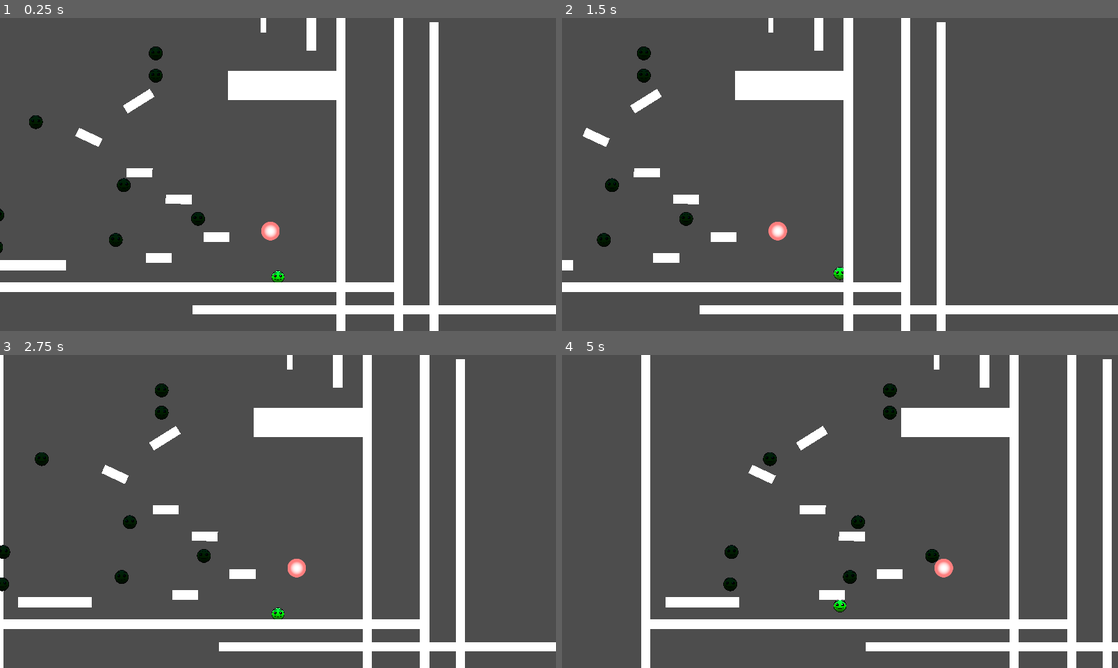
Above: before the commit, frames 1-4 (two rows, left to right).
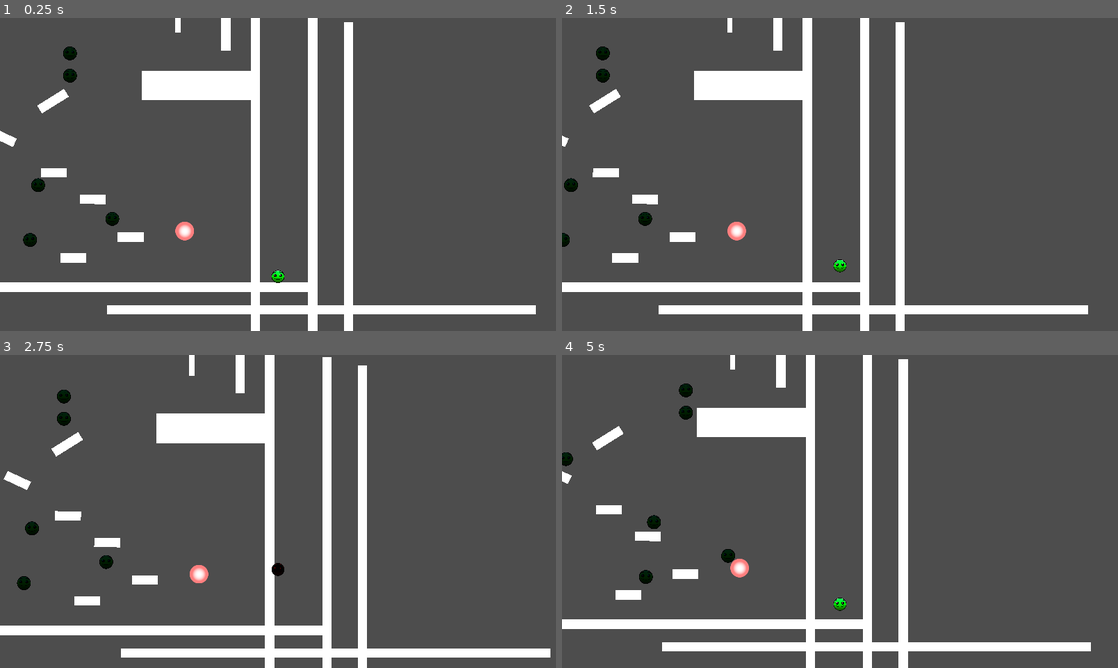
Above: after the commit, the same moments.

Repository: ReusableChopsticks/BreakoutBossfight
Game: Godot game, scene res://scenes/level_1/level.tscn
Same seed, same stepped clock (60 frames per second), same inputs: the game is played once before the commit and once after it.
Inputs:
- Up to frame 1 (0.25 s): no input
- Up to frame 2 (1.5 s): tap Enter at 0.5 s; hold Z (jump) 0.53-1.28 s; hold Right (move_right) from 0.53 s (still down); tap C (dash) at 0.6 s; tap Z (jump) at 1.35 s
- Up to frame 3 (2.75 s): tap Z (jump) at 1.52, 1.82 s; tap C (dash) at 1.55, 2.1 s; release Right (move_right) at 2.03 s; hold Left (move_left) from 2.03 s (still down); hold Z (jump) from 2.03 s (still down)
- Up to frame 4 (5 s): release Left (move_left) at 2.78 s; release Z (jump) at 2.78 s; hold Right (move_right) 2.78-4.28 s; tap C (dash) at 2.85, 4.35 s; tap Z (jump) at 3.02, 3.32, 4.52, 4.82 s; hold Z (jump) 3.53-4.28 s; hold Left (move_left) from 4.28 s (still down)

The runs differ from the first frame. In frame 1, 15% of the frame differs, in the area x 0-100%, y 0-100%; in frame 2, 13%; in frame 3, 20%; in frame 4, 21%.

Commit message:
wall jump missed inputs fixes
- added slide buffer for forgiving controls
- prioritise floor jump over wall jump
- various velocity calculation fixes (x_apex_mod, x_walljump)

Diff:
--- a/BULLETBACKANDFORTH.tscn
+++ b/BULLETBACKANDFORTH.tscn
@@ -42,6 +42,7 @@
 texture = ExtResource("2_t6e4e")
 
 [node name="HitboxComponent" parent="Sprite2D" instance=ExtResource("3_7yudx")]
+collision_layer = 8
 
 [node name="CollisionShape2D" type="CollisionShape2D" parent="Sprite2D/HitboxComponent"]
 shape = SubResource("CircleShape2D_hmwkw")
@@ -50,3 +51,5 @@
 libraries = {
 "": SubResource("AnimationLibrary_qwv8n")
 }
+
+[connection signal="area_entered" from="Sprite2D/HitboxComponent" to="." method="_on_hitbox_component_area_entered"]
--- a/entities/bosses/attacks/AttackSpawner.gd
+++ b/entities/bosses/attacks/AttackSpawner.gd
@@ -1,4 +1,5 @@
 extends Node2D
+class_name AttackSpawner
 
 @export var bullet_scene: PackedScene = preload("res://entities/projectiles/basic_bullet.tscn")
 
--- a/entities/player/player.gd
+++ b/entities/player/player.gd
@@ -5,8 +5,8 @@
 @export_subgroup("Basic Controls")
 # base move speed
 @export var move_speed = 200
-@export var jump_velocity = -400.0
-@export var max_fall_velocity = 4000
+@export var jump_velocity = -600.0
+@export var max_fall_velocity = 2000
 # how fast you can change directon
 @export_range(0.0, 1.0) var move_lerp: float = 1
 # how fast you stop on ground
@@ -22,6 +22,7 @@
 @export var wjump_y_velocity = -1000
 var has_wall_coyote = false
 var has_wall_buffer = false
+var has_slide_buffer = false
 
 @export_subgroup("Apex Bonuses")
 # how much to cut off your y velocity after releasing jump / hit ceiling
@@ -45,6 +46,7 @@
 @onready var wall_coyote_timer: Timer = $Timers/WallCoyoteTimer
 @onready var buffer_timer: Timer = $Timers/BufferTimer
 @onready var wall_jump_buffer_timer: Timer = $Timers/WallJumpBufferTimer
+@onready var slide_buffer_timer: Timer = $Timers/SlideBufferTimer
 # this is not for character animation, but controls dash timings precisely
 @onready var dash_anim: AnimationPlayer = $Animators/DashAnimationPlayer
 
@@ -80,7 +82,7 @@
 		has_coyote = true
 		coyote_timer.start()
 	# detect the frame the player leaves a wall
-	elif last_wall == true and is_on_wall_only() == false and not is_wall_jumping:
+	if last_wall == true and is_on_wall_only() == false and not is_wall_jumping:
 		has_wall_coyote = true
 		wall_coyote_timer.start()
 	last_floor = is_on_floor()
@@ -90,18 +92,25 @@
 	if Input.is_action_just_pressed("jump") and not is_on_floor():
 		has_buffer = true
 		buffer_timer.start()
-	elif Input.is_action_just_pressed("jump") and not is_on_wall_only():
+	if Input.is_action_just_pressed("jump") and not is_on_wall_only():
 		has_wall_buffer = true
 		wall_jump_buffer_timer.start()
+	if ((Input.is_action_just_pressed("move_left") or Input.is_action_just_pressed("move_right"))
+				#and not is_on_wall_only()
+				):
+		has_slide_buffer = true
+		slide_buffer_timer.start()
 
 func handle_jump():
+	#if is_on_floor():
+		#has_wall_buffer = false
+		#has_wall_coyote = false
 	# jump if on floor or coyote time active
 	if Input.is_action_just_pressed("jump") and (is_on_floor() or has_coyote):
 		execute_jump()
 	# jump if buffer is active
 	elif is_on_floor() and has_buffer:
 		execute_jump()
-		has_buffer = false
 	# Hold jump to go higher
 	elif is_jumping and Input.is_action_pressed("jump") and can_hold_jump and not is_on_ceiling():
 		velocity.y = jump_velocity
@@ -112,13 +121,13 @@
 		release_jump()
 
 func execute_jump():
-	#print("jump")
 	is_jumping = true
 	velocity.y = jump_velocity
 	can_hold_jump = true
 	jump_hold_timer.start()
 	has_coyote = false
 	has_buffer = false
+	has_wall_buffer = false
 
 func release_jump():
 	is_jumping = false
@@ -130,17 +139,28 @@
 #region WallJump
 var last_wall_normal_x = 0
 func handle_wall_jump():
-	if is_on_wall_only():
+	if is_on_wall_only() and not is_jumping:
 		is_jumping = false
 		can_hold_jump = false
 		is_wall_jumping = false
+		# wall slide logic
 		if direction:
 			velocity.y = lerpf(velocity.y, wall_slide_speed, wall_slide_lerp)
 		#print(velocity.y)
-	if Input.is_action_just_pressed("jump") and (is_on_wall_only() or has_wall_coyote):
+
+	if Input.is_action_just_pressed("jump"):
+		print("buffer and dir? " + str(direction and has_slide_buffer))
+		print("buffer: " + str(has_slide_buffer))
+		print("dir: " + str(direction))
+
+	if (Input.is_action_just_pressed("jump")
+				and (is_on_wall_only() or has_wall_coyote)
+				and (direction or has_slide_buffer)):
+		execute_wall_jump()
+	elif is_on_wall_only() and has_wall_buffer:
 		execute_wall_jump()
 	if is_wall_jumping:
-		velocity.x = wjump_x_velocity * last_wall_normal_x
+		velocity.x = lerpf(wjump_x_velocity * last_wall_normal_x, move_speed, air_friction_lerp)
 
 func execute_wall_jump():
 	last_wall_normal_x = wall_normal.x
@@ -149,8 +169,10 @@
 	#print(wall_normal.x)
 	has_wall_coyote = false
 	has_wall_buffer = false
+	#has_slide_buffer = false
 	is_wall_jumping = true
 	$Timers/WallJumpXBoostTimer.start()
+	print("WALL JUMP SUCCESS\n")
 #endregion
 
 func handle_gravity(delta):
@@ -183,7 +205,7 @@
 			velocity.x = lerpf(velocity.x, 0, air_friction_lerp)
 	# add x boost when jump at apex
 	if velocity.y < apex_range and velocity.y > -apex_range and velocity.y != 0:
-		velocity.x = lerpf(velocity.x, velocity.x * apex_x_multiplier, 0.5)
+		velocity.x = lerpf(velocity.x, move_speed * apex_x_multiplier * direction, 0.2)
 
 #region Dash
 func handle_dash():
@@ -216,8 +238,23 @@
 	#print(velocity)
 	move_and_slide()
 	wall_normal = get_wall_normal()
-
-
+	if Input.is_action_just_pressed("jump"):
+		print("jump")
+		print(is_on_wall_only())
+	elif Input.is_action_just_pressed("move_left"):
+		print("left")
+		print(is_on_wall_only())
+	elif Input.is_action_just_pressed("move_right"):
+		print("right")
+		print(is_on_wall_only())
+	#elif Input.is_anything_pressed():
+		#print("############")
+	if is_on_wall_only():
+		modulate = Color.DARK_RED
+	else:
+		modulate = Color.WHITE
+
+#region Timers
 func _on_jump_hold_timer_timeout():
 	if velocity.y < 0:
 		release_jump()
@@ -238,5 +275,6 @@
 func _on_wall_coyote_timer_timeout():
 	has_wall_coyote = false
 
-#func _on_dash_cooldown_timer_timeout():
-	#can_dash = true
+func _on_slide_buffer_timer_timeout():
+	has_slide_buffer = false
+#endregion
--- a/entities/player/player.tscn
+++ b/entities/player/player.tscn
@@ -97,18 +97,14 @@
 scale = Vector2(0.931818, 0.931818)
 collision_mask = 37
 script = ExtResource("1_pe5m7")
-jump_velocity = -600.0
-max_fall_velocity = 2000
-move_lerp = 0.895
-friction_lerp = 0.549
-air_friction_lerp = 0.216
-wjump_x_velocity = 600
+move_speed = 500
+max_fall_velocity = 1000
+move_lerp = 0.9
+friction_lerp = 0.5
+air_friction_lerp = 0.3
+wjump_x_velocity = 800
 wjump_y_velocity = -800
-release_cancel_mult = 0.149
-apex_range = 138.095
-apex_grav_multiplier = 0.145
-apex_x_multiplier = 1.143
-dash_velocity_multiplier = 3.0
+dash_velocity_multiplier = 2.0
 
 [node name="Camera2D" type="Camera2D" parent="."]
 offset = Vector2(0, -200)
@@ -137,11 +133,14 @@
 one_shot = true
 
 [node name="WallJumpBufferTimer" type="Timer" parent="Timers"]
-wait_time = 0.3
+wait_time = 0.1
+one_shot = true
+
+[node name="SlideBufferTimer" type="Timer" parent="Timers"]
 one_shot = true
 
 [node name="WallCoyoteTimer" type="Timer" parent="Timers"]
-wait_time = 0.1
+wait_time = 0.2
 one_shot = true
 
 [node name="WallJumpXBoostTimer" type="Timer" parent="Timers"]
@@ -173,6 +172,7 @@
 [connection signal="timeout" from="Timers/CoyoteTimer" to="." method="_on_coyote_timer_timeout"]
 [connection signal="timeout" from="Timers/BufferTimer" to="." method="_on_buffer_timer_timeout"]
 [connection signal="timeout" from="Timers/WallJumpBufferTimer" to="." method="_on_wall_jump_buffer_timer_timeout"]
+[connection signal="timeout" from="Timers/SlideBufferTimer" to="." method="_on_slide_buffer_timer_timeout"]
 [connection signal="timeout" from="Timers/WallCoyoteTimer" to="." method="_on_wall_coyote_timer_timeout"]
 [connection signal="timeout" from="Timers/WallJumpXBoostTimer" to="." method="_on_wall_jump_x_boost_timer_timeout"]
 [connection signal="timeout" from="Timers/DashCooldownTimer" to="." method="_on_dash_cooldown_timer_timeout"]
--- a/scenes/TestLevel.tscn
+++ b/scenes/TestLevel.tscn
@@ -10,8 +10,7 @@
 position = Vector2(291, 413)
 rotation = 1.5708
 
-[node name="Player" parent="." instance=ExtResource("2_eqnup")]
-position = Vector2(121, 367)
-
 [node name="AttackSpawner" parent="." instance=ExtResource("3_hdudn")]
 position = Vector2(208, 151)
+
+[node name="Player" parent="." instance=ExtResource("2_eqnup")]
--- a/scenes/level_1/Sprite2D.gd
+++ b/scenes/level_1/Sprite2D.gd
@@ -15,7 +15,7 @@
 	#pass
 	if body.name == "Player":
 		print("ow")
-		#call_deferred("reset")
+		call_deferred("reset")
 
 func reset():
 	get_tree().reload_current_scene()
--- a/scenes/level_1/level.tscn
+++ b/scenes/level_1/level.tscn
@@ -9,12 +9,6 @@
 [sub_resource type="RectangleShape2D" id="RectangleShape2D_ghsr5"]
 
 [node name="Level" type="Node2D"]
-
-[node name="Player" parent="." instance=ExtResource("1_37hb1")]
-position = Vector2(1054, 680)
-move_speed = 500
-max_fall_velocity = 1000
-apex_grav_multiplier = 0.815
 
 [node name="LeftWall" parent="." instance=ExtResource("2_loud2")]
 
@@ -160,3 +154,7 @@
 position = Vector2(1028, 555)
 collision_layer = 1
 collision_mask = 1
+
+[node name="Player" parent="." instance=ExtResource("1_37hb1")]
+position = Vector2(1350, 631)
+wjump_x_velocity = 1000
